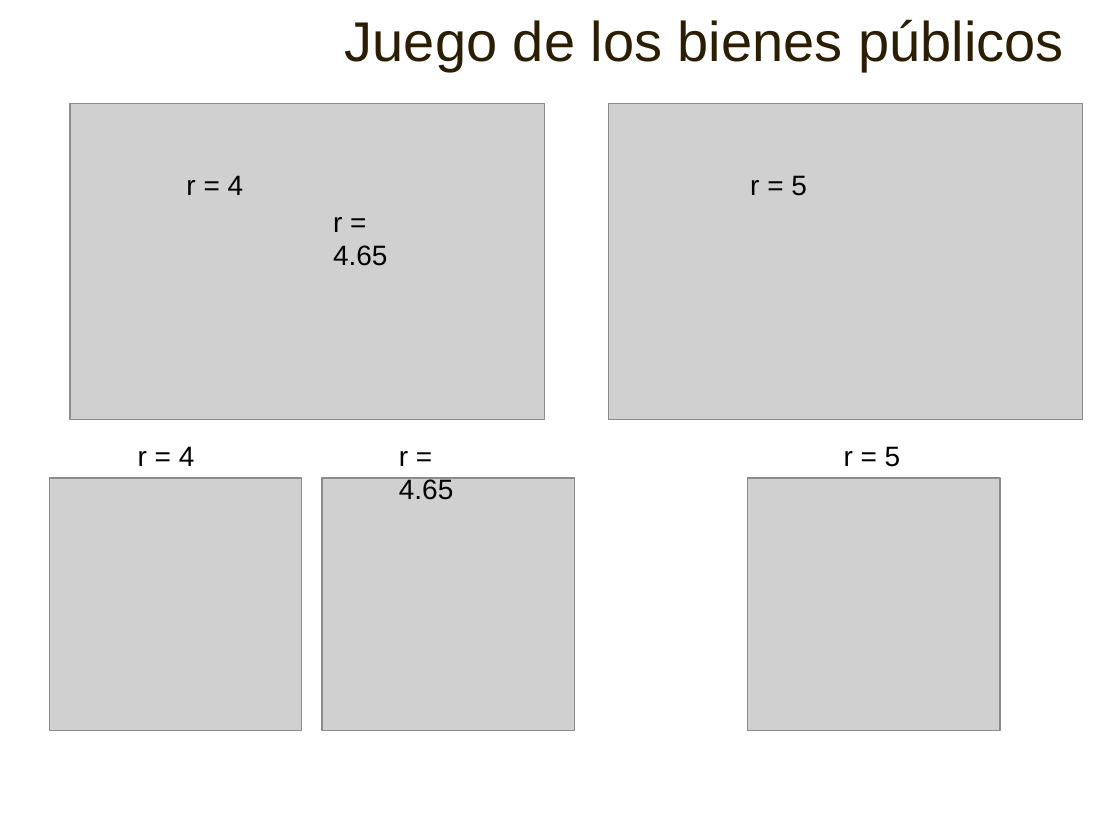
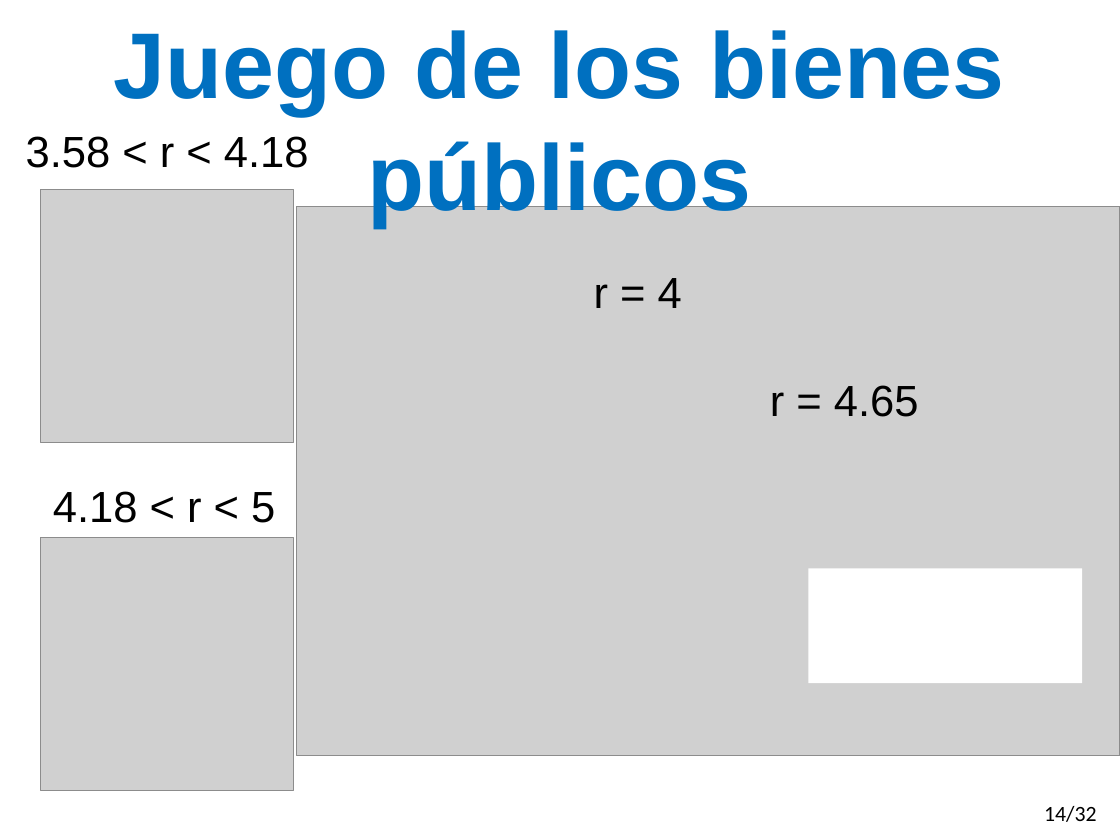
Before and after one commit to gasparalfaro/Tesis-Tesis, a slide deck: slide 15 of Presentacion/Thesis Presentation Gaspar Alfaro.pptx (slide 13 before the commit). Drawn at 1120x840 pixels with LibreOffice and Linux fonts; fonts in the diff are those of the drawing; grey boxes stand for pictures. Boxes give left, top, right and bottom in pixels: in the first picture for what was removed or moved away, otherwise in the second. Text is boxed around its words. In the diff, an @@ line names an element or a change of style, - is before the commit and + after.

```diff
--- a/Presentacion/Thesis Presentation Gaspar Alfaro.pptx
+++ b/Presentacion/Thesis Presentation Gaspar Alfaro.pptx
@@ text "Juego de los bienes públicos" at bbox=[114, 30, 1004, 227]: size 36 to 60 pt, text colour #2C1E04 to #0070C0, bold on; alignment right to centre; list level 2 to 1 in "Juego de los bienes públicos" @@
@@ picture removed at bbox=[608, 104, 1082, 420] @@
@@ text at bbox=[26, 136, 309, 168]: text changed; size 18 to 28 pt @@
-r = 4
+3.58 < r < 4.18
@@ text removed at bbox=[750, 175, 807, 196] @@
-r = 5
@@ picture: place and size @@
-picture at bbox=[49, 478, 302, 731]
+picture at bbox=[40, 189, 293, 442]
@@ picture: place and size @@
-picture at bbox=[69, 104, 543, 420]
+picture at bbox=[297, 206, 1120, 755]
@@ text "r = 4": place and size @@
-text "r = 4" at bbox=[186, 175, 244, 195]
+text "r = 4" at bbox=[594, 278, 682, 308]
@@ text "r = 4" at bbox=[594, 278, 682, 308]: size 18 to 28 pt; alignment left to centre @@
@@ text "r = 4.65" at bbox=[770, 385, 919, 417]: size 18 to 28 pt; alignment left to centre @@
@@ text "r = 4.65": place and size @@
-text "r = 4.65" at bbox=[333, 217, 387, 266]
+text "r = 4.65" at bbox=[770, 385, 919, 417]
@@ text removed at bbox=[844, 446, 901, 467] @@
-r = 5
@@ picture removed at bbox=[747, 478, 1000, 731] @@
@@ text at bbox=[53, 491, 275, 523]: text changed; size 18 to 28 pt @@
-r = 4.65
+4.18 < r < 5
@@ picture: place and size @@
-picture at bbox=[323, 478, 576, 731]
+picture at bbox=[40, 538, 293, 791]
@@ rectangle added at bbox=[809, 569, 1083, 683], fill #FFFFFF @@
@@ page number added at bbox=[1044, 806, 1097, 822], 14 pt, text #000000 @@
+14/32
```
Also in this commit, not shown: 34 other slides changed, 23 slides added, 6 slides removed.
